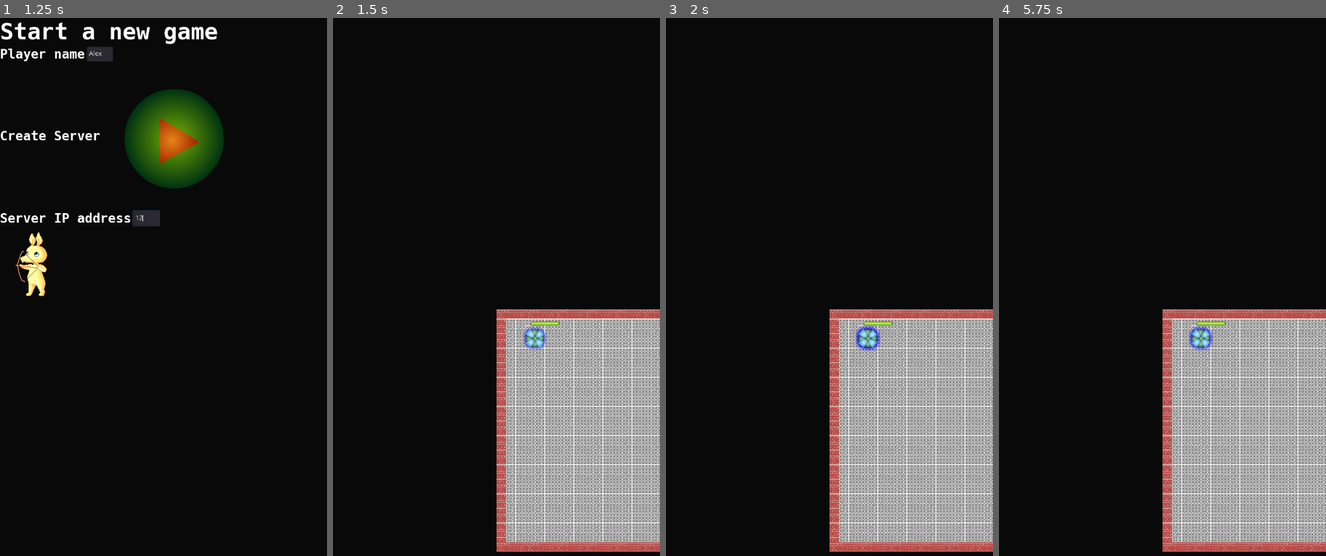
Above: before the commit, frames 1-4 (left to right).
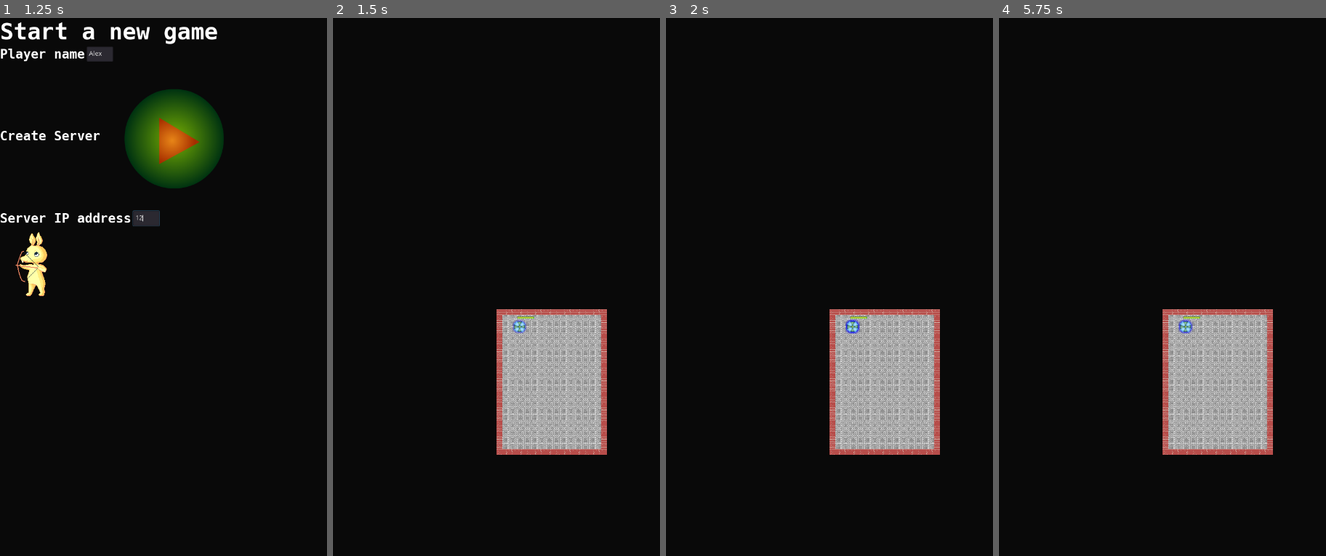
Above: after the commit, the same moments.

Repository: algch/BounceBunny
Game: Godot game, scene res://interface/menu.tscn
Two runs of this game, one before a commit and one after it. Both use one fixed random seed, a clock stepped at 60 frames per second and the inputs below.
Inputs (mouse positions are in pixels of both pictures, inside the frame that each line leads up to):
- Up to frame 1 (1.25 s): click (101, 55) at 0.52 s; type "Alex" at 0.6 s; click (147, 217) at 0.75 s; type "12" at 0.83 s
- Up to frame 2 (1.5 s): click (506, 136) at 1.25 s
- Up to frame 3 (2 s): no input
- Up to frame 4 (5.75 s): tap Enter at 2, 3.5 s; move the mouse to (1234, 281) at 2.02 s; press the mouse at (1234, 281) at 2.03 s; tap Space at 2.75, 4.25 s; move the mouse to (1097, 340) at 2.77 s; release the mouse at (1097, 340) at 2.78 s; click (1097, 340) at 2.85 s; move the mouse to (1195, 179) at 3.52 s; press the mouse at (1195, 179) at 3.53 s; move the mouse to (1146, 426) at 4.27 s; release the mouse at (1146, 426) at 4.28 s; click (1146, 426) at 4.35 s; move the mouse to (1260, 394) at 5.02 s; press the mouse at (1260, 394) at 5.03 s

Frame 1 is identical in both runs. In frame 2, 19% of the frame differs, in the area x 50-100%, y 54-100%; in frame 3, 19%; in frame 4, 19%.
Error in both runs: Invalid get index '0' (on base: 'Dictionary'). (res://worlds/mainArena.gd:52)

Commit message:
arajasodfjadf

Diff:
--- a/worlds/mainArena.tscn
+++ b/worlds/mainArena.tscn
@@ -33,4 +33,4 @@
 
 [node name="Camera2D" type="Camera2D" parent="."]
 current = true
-zoom = Vector2( 3, 3 )
+zoom = Vector2( 5, 5 )
